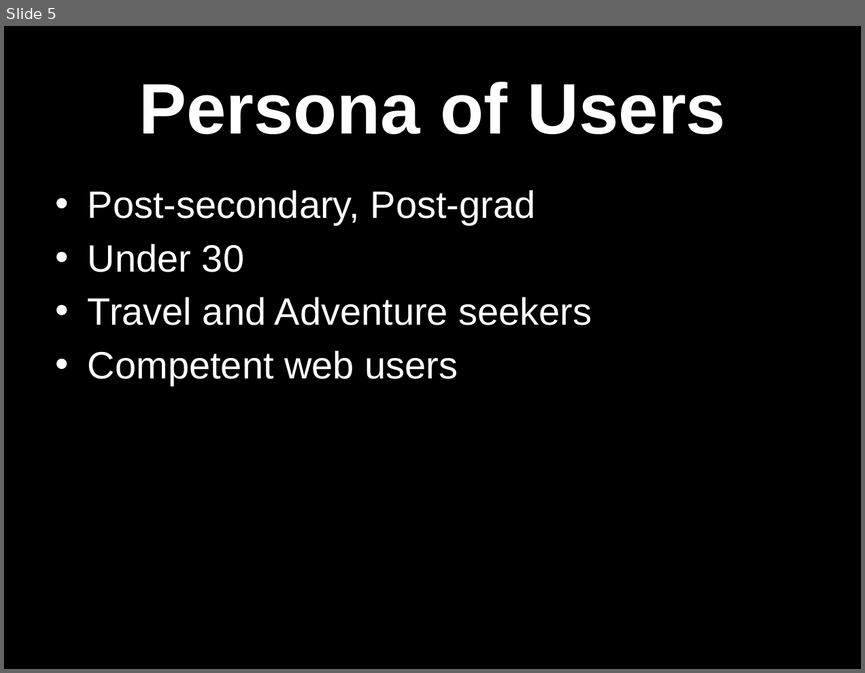
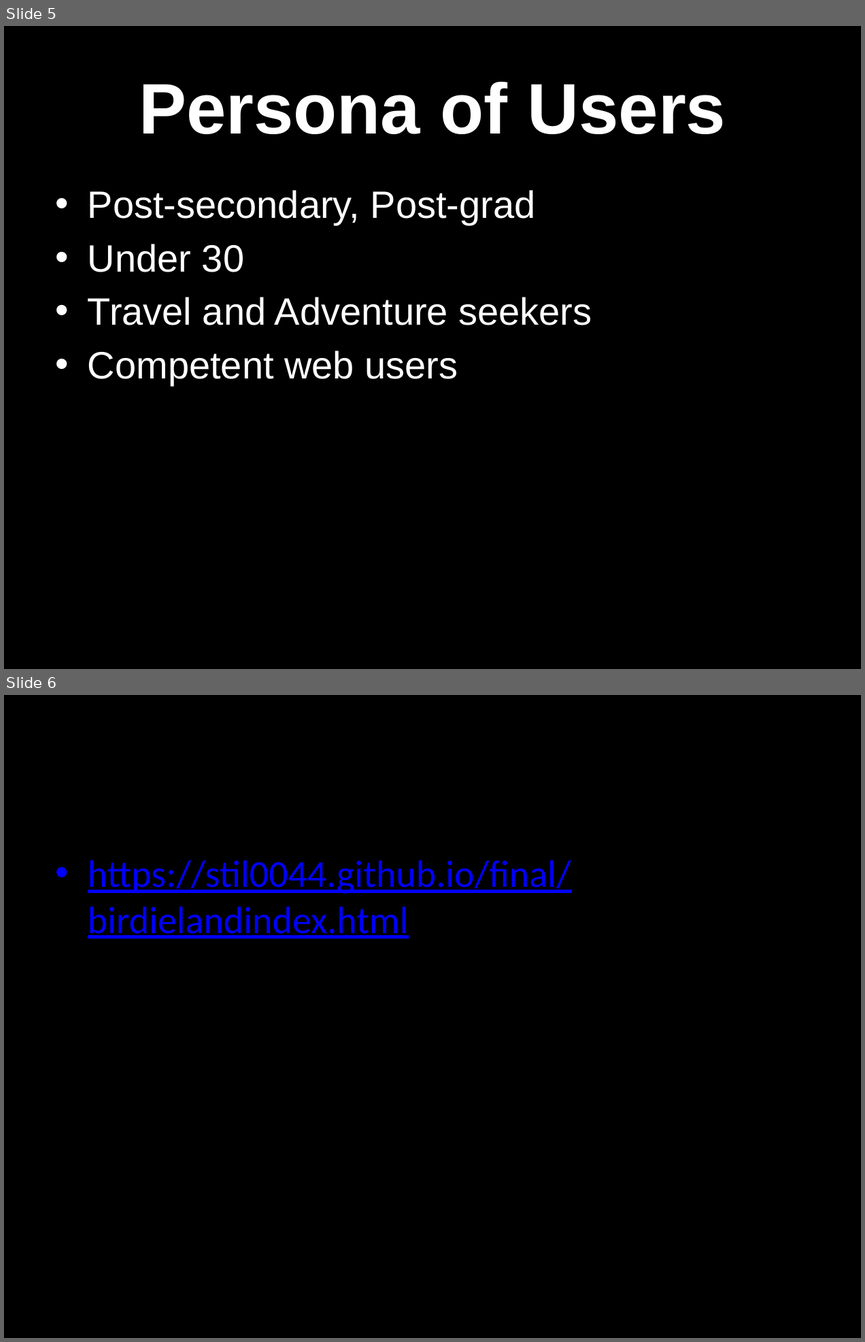
Before and after one commit to stil0044/stil0044.github.io, a slide deck: final/stillman_celina_final.pptx. Shown one above the other, each under a label of ours: slide 5 before the commit, slides 5 and 6 after it. The pictures are 865x673 and 865x1342 pixels, drawn with LibreOffice and Linux fonts; fonts in the diff are those of the drawing. Boxes give left, top, right and bottom in pixels: in the first picture for what was removed or moved away, otherwise in the second. Text is boxed around its words. In the diff, an @@ line names an element or a change of style, - is before the commit and + after.

```diff
--- a/final/stillman_celina_final.pptx
+++ b/final/stillman_celina_final.pptx
@@ slide 6 added at (x1=4, y1=695, x2=861, y2=1338), background #000000 @@
@@ text added at (x1=88, y1=860, x2=571, y2=938), 32 pt, text #0000FF, underline @@
+• https://stil0044.github.io/final/birdielandindex.html
```
Also in this commit, not shown: 1 other file.
